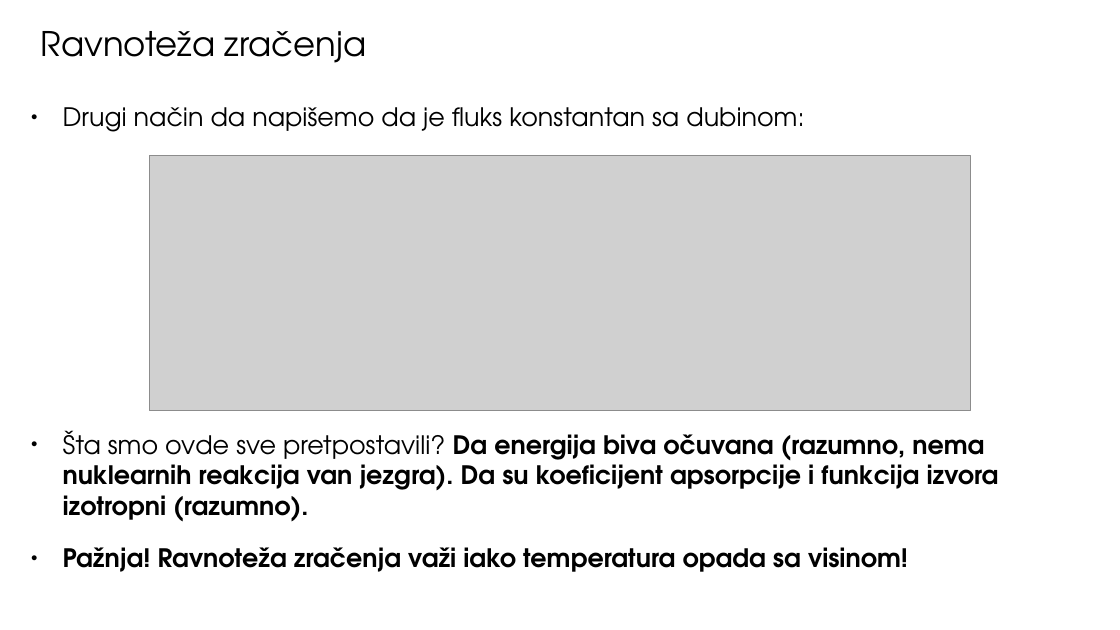
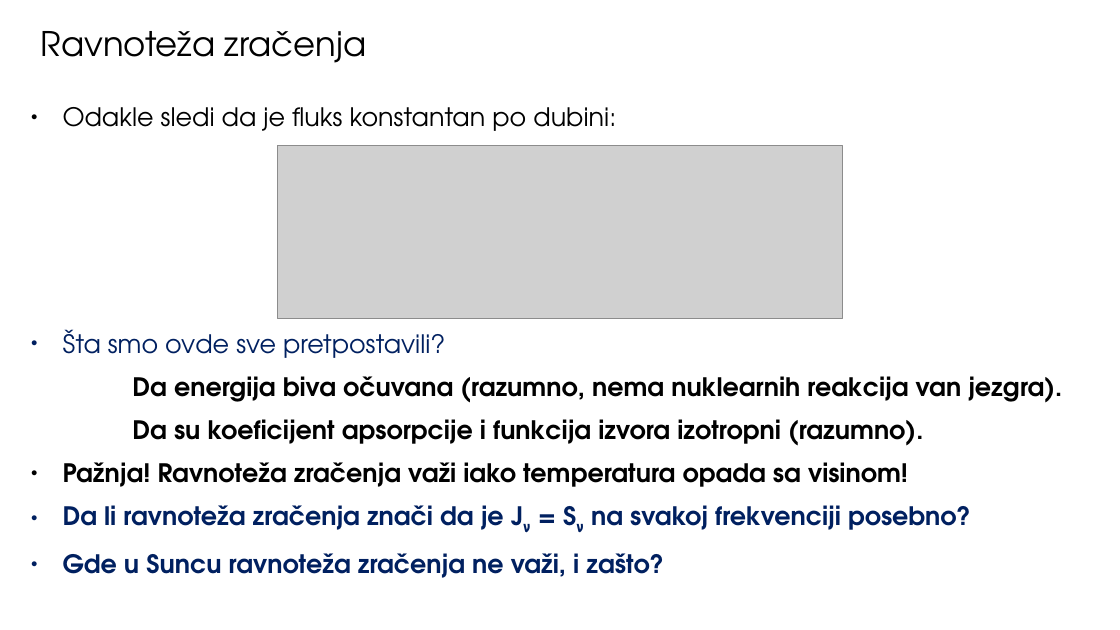
Before and after one commit to ivanzmilic/TZS_matf, a slide deck: slide 16 of Predavanja/Predavanje_05_Atmosfere_u_RZ.pptx. Drawn at 1120x630 pixels with LibreOffice and Linux fonts; fonts in the diff are those of the drawing; grey boxes stand for pictures. Boxes give left, top, right and bottom in pixels: in the first picture for what was removed or moved away, otherwise in the second. Text is boxed around its words. In the diff, an @@ line names an element or a change of style, - is before the commit and + after.

```diff
--- a/Predavanja/Predavanje_05_Atmosfere_u_RZ.pptx
+++ b/Predavanja/Predavanje_05_Atmosfere_u_RZ.pptx
@@ text at box(63, 107, 1062, 446): text changed @@
-● Drugi način da napišemo da je fluks konstantan sa dubinom:
-● Šta smo ovde sve pretpostavili? Da energija biva očuvana (razumno, nema nuklearnih reakcija van jezgra). Da su koeficijent apsorpcije i funkcija izvora izotropni (razumno).
+● Odakle sledi da je fluks konstantan po dubini:
+● Šta smo ovde sve pretpostavili?
+  Da energija biva očuvana (razumno, nema nuklearnih reakcija van jezgra).
+  Da su koeficijent apsorpcije i funkcija izvora izotropni (razumno).
@@ picture: place and size @@
-picture at box(149, 155, 971, 411)
+picture at box(277, 145, 843, 319)
@@ text at box(63, 462, 908, 487): less space between paragraphs @@
@@ text at box(63, 505, 971, 578): paragraphs added @@
+● Da li ravnoteža zračenja znači da je Jν = Sν na svakoj frekvenciji posebno?
+● Gde u Suncu ravnoteža zračenja ne važi, i zašto?
```
Also in this commit, not shown: 23 other slides changed, 2 slides added, 1 slide removed, 5 other files.
